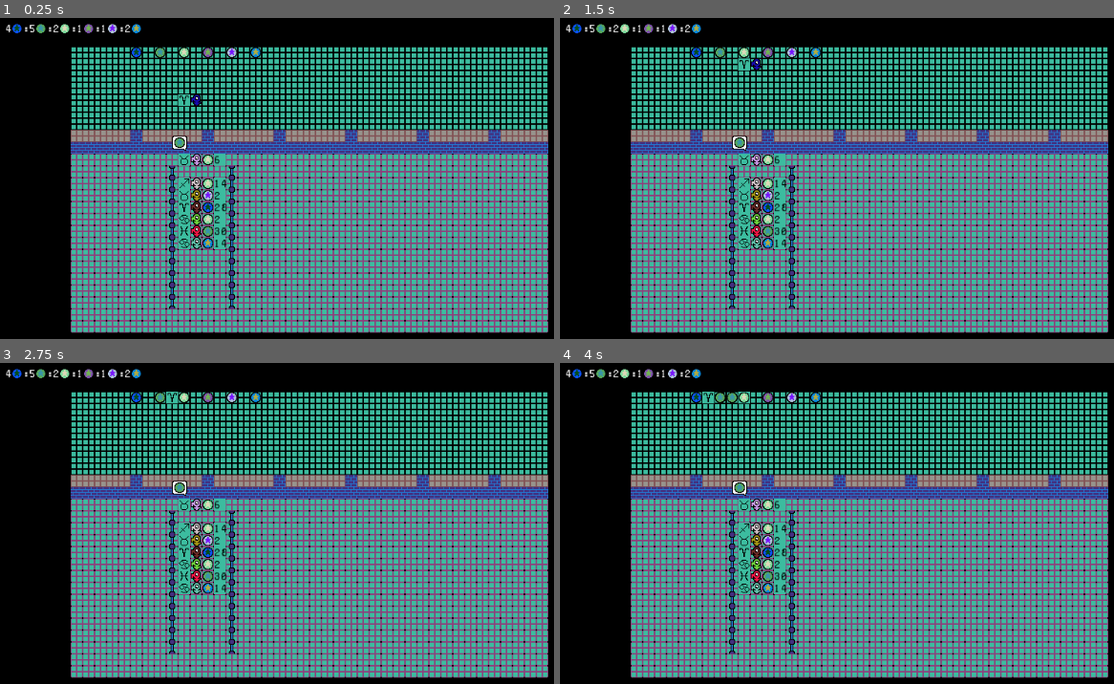
Above: before the commit, frames 1-4 (two rows, left to right).
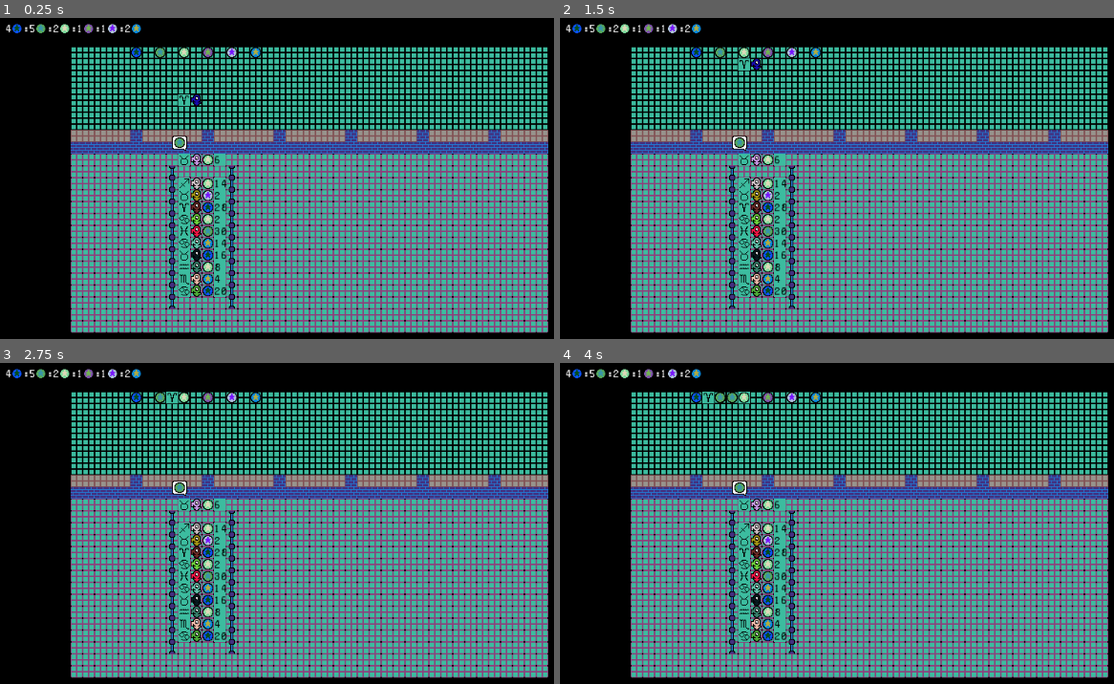
Above: after the commit, the same moments.

Repository: medmaster0/GoblinBank
Game: Godot game, scene res://Game.tscn
The game is run twice, just before and just after one commit, with the same random seed, the same clock (stepped at 60 frames per second) and the same inputs.
Inputs:
- Up to frame 1 (0.25 s): no input
- Up to frame 2 (1.5 s): hold Right (ui_right) 0.53-1.28 s; tap Enter at 1.25 s; hold Down (ui_down) from 1.28 s (still down)
- Up to frame 3 (2.75 s): release Down (ui_down) at 2.03 s; hold Right (ui_right) from 2.03 s (still down)
- Up to frame 4 (4 s): tap Space at 2.75 s; release Right (ui_right) at 2.78 s; hold Up (ui_up) 2.78-3.53 s; hold Left (ui_left) from 3.53 s (still down)

The runs differ from the first frame. In frame 1, 0.9% of the frame differs, in the area x 32-41%, y 72-87%; in frame 2, 0.9%; in frame 3, 0.9%; in frame 4, 0.9%.

Commit message:
endless loop achieved

Diff:
--- a/FrontOffice.gd
+++ b/FrontOffice.gd
@@ -176,10 +176,10 @@
 	newCustomer(  $FloorMapPrim.map_to_world( Vector2(20,20)  ) )
 	newCustomer(  $FloorMapPrim.map_to_world( Vector2(20,21)  ) )
 	newCustomer(  $FloorMapPrim.map_to_world( Vector2(20,22)  ) )
-#	newCustomer(  $FloorMapPrim.map_to_world( Vector2(20,23)  ) )
-#	newCustomer(  $FloorMapPrim.map_to_world( Vector2(20,24)  ) )
-#	newCustomer(  $FloorMapPrim.map_to_world( Vector2(20,25)  ) )
-#	newCustomer(  $FloorMapPrim.map_to_world( Vector2(20,26)  ) )
+	newCustomer(  $FloorMapPrim.map_to_world( Vector2(20,23)  ) )
+	newCustomer(  $FloorMapPrim.map_to_world( Vector2(20,24)  ) )
+	newCustomer(  $FloorMapPrim.map_to_world( Vector2(20,25)  ) )
+	newCustomer(  $FloorMapPrim.map_to_world( Vector2(20,26)  ) )
 #	newCustomer(  $FloorMapPrim.map_to_world( Vector2(20,27)  ) )
 
 	#DEBUG SEARCH TEST
@@ -205,15 +205,24 @@
 		#Check if main_player is at customer
 		var counter_position = $FloorMapPrim.get_child(1).position+Vector2(0,-3*$FloorMapPrim.cell_size.y)
 		if main_player.position == counter_position:
+			#DIDNT ACTUALLY NEED TIMER< BUT KEEP IT HERE FOR FUTURE REF
+#			var t = Timer.new()
+#			t.set_wait_time(5)
+#			t.set_one_shot(true)
+#			add_child(t)
+#			t.start()
+#			yield(t, "timeout")
+#			t.queue_free()
+#			print("dont time")
+			#end timer
+			print("rech")
 			payCustomer()
-
-	#Check if the teller's path is empty (and should get a new one)
-	#If reached target! (and ever after)
-	if main_player.path.size() == 0:
+			moveLineUp()
+
 		#Determine if it should go back to window or get more coin
 		if hasCashExchange() == true:
 			#Walk back to customer
-			var counter_position = $FloorMapPrim.get_child(1).position+Vector2(0,-3*$FloorMapPrim.cell_size.y)
+			counter_position = $FloorMapPrim.get_child(1).position+Vector2(0,-3*$FloorMapPrim.cell_size.y)
 			main_player.path = $FloorMapPrim.find_path(main_player.position, counter_position)
 		else:
 			#Get path to the coin the customer REQUESTS
@@ -327,7 +336,9 @@
 #A function for paying the customer
 #Clears all labels and deuques first customer
 func payCustomer():
-	$FloorMapPrim.get_child(1).queue_free()
+
+	#$FloorMapPrim.get_child(1).queue_free()
+	$FloorMapPrim.remove_child($FloorMapPrim.get_child(1)) #remove from scene
 	main_player.coin_label.text = "0"
 	main_player.coin_label.visible = false
 	main_player.get_child(2).visible = false #the coin_background
@@ -335,3 +346,30 @@
 
 
 #TODO: MAKE A function for moving up creatures in line
+#A function for moving up creatures in the line
+func moveLineUp():
+
+	#print($FloorMapPrim.get_children())
+
+	#Move first customer directly up to counter
+	$FloorMapPrim.get_child(1).position = $FloorMapPrim.get_child(1).position + Vector2(0,-2*$FloorMapPrim.cell_size.y)
+
+	#For all the rest, move up one step
+	$FloorMapPrim.get_child(2).position = $FloorMapPrim.get_child(2).position + Vector2(0,-1*$FloorMapPrim.cell_size.y)
+	$FloorMapPrim.get_child(3).position = $FloorMapPrim.get_child(3).position + Vector2(0,-1*$FloorMapPrim.cell_size.y)
+	$FloorMapPrim.get_child(4).position = $FloorMapPrim.get_child(4).position + Vector2(0,-1*$FloorMapPrim.cell_size.y)
+	$FloorMapPrim.get_child(5).position = $FloorMapPrim.get_child(5).position + Vector2(0,-1*$FloorMapPrim.cell_size.y)
+	$FloorMapPrim.get_child(6).position = $FloorMapPrim.get_child(6).position + Vector2(0,-1*$FloorMapPrim.cell_size.y)
+	$FloorMapPrim.get_child(7).position = $FloorMapPrim.get_child(7).position + Vector2(0,-1*$FloorMapPrim.cell_size.y)
+	$FloorMapPrim.get_child(8).position = $FloorMapPrim.get_child(8).position + Vector2(0,-1*$FloorMapPrim.cell_size.y)
+	$FloorMapPrim.get_child(9).position = $FloorMapPrim.get_child(9).position + Vector2(0,-1*$FloorMapPrim.cell_size.y)
+	$FloorMapPrim.get_child(10).position = $FloorMapPrim.get_child(10).position + Vector2(0,-1*$FloorMapPrim.cell_size.y)
+
+	#And also add a new customer
+	newCustomer(  $FloorMapPrim.map_to_world( Vector2(20,26)  ) )
+	#New customer means new request
+	#Change Speech bubble coin to random
+	#Choose a random exchange coin
+	var temp_coin = exchange_coins[randi()%exchange_coins.size()]
+	speech_bubble.get_child(1).get_child(0).modulate = temp_coin.get_child(0).modulate
+	speech_bubble.get_child(1).get_child(1).modulate = temp_coin.get_child(1).modulate
--- a/Game.tscn
+++ b/Game.tscn
@@ -6,7 +6,7 @@
 [ext_resource path="res://FloorMapPrim.gd" type="Script" id=4]
 [ext_resource path="res://Player.tscn" type="PackedScene" id=5]
 
-[node name="Game" type="Node"]
+[node name="Game" type="Node" index="0"]
 
 script = ExtResource( 1 )
 Coin = ExtResource( 2 )
@@ -125,3 +125,10 @@
 editor_draw_screen = true
 editor_draw_limits = false
 editor_draw_drag_margin = false
+
+[node name="PayTimer" type="Timer" parent="." index="4"]
+
+process_mode = 1
+wait_time = 1.0
+one_shot = false
+autostart = false
